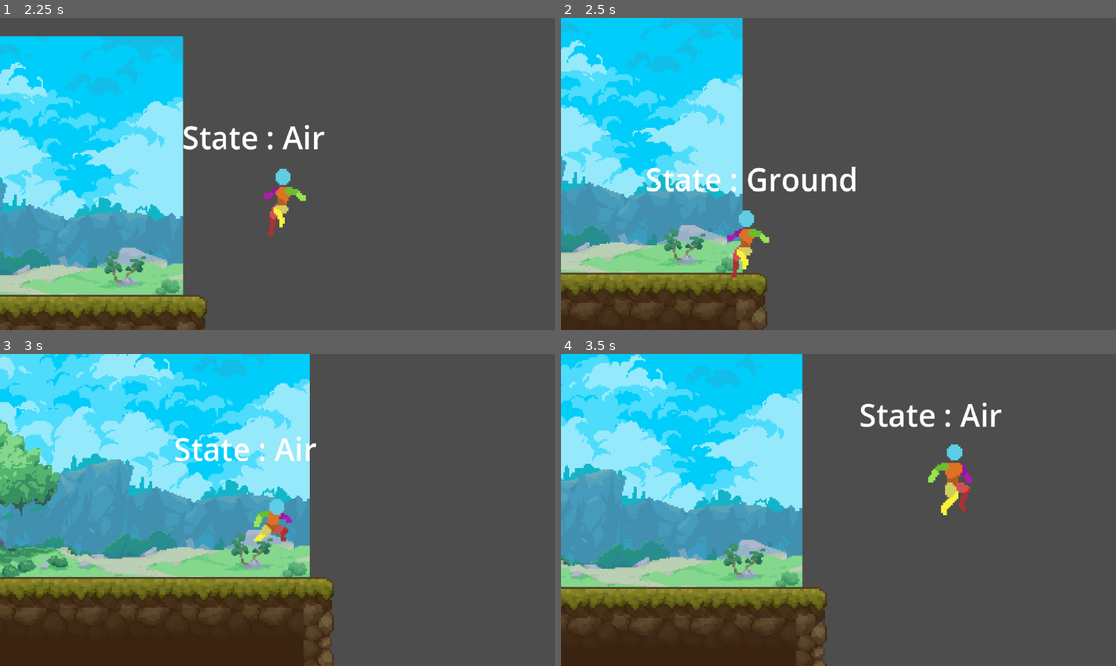
Above: before the commit, frames 1-4 (two rows, left to right).
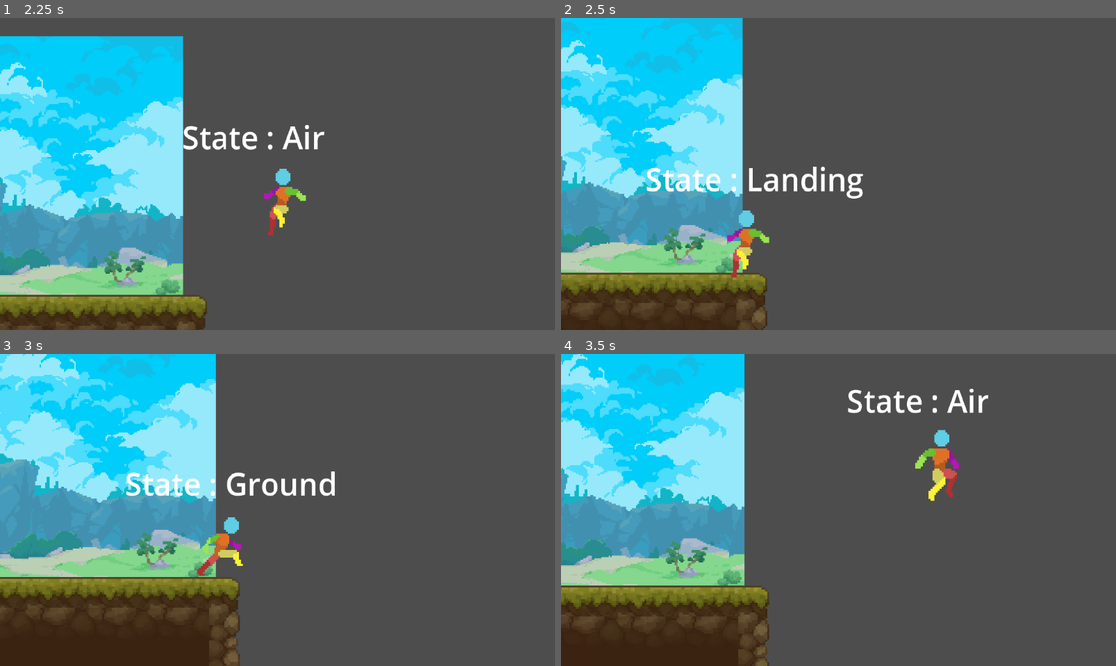
Above: after the commit, the same moments.

Repository: KobyS82/Platformer
Game: Godot game, scene res://Levels/test_level.tscn
Same seed, same stepped clock (60 frames per second), same inputs: the game is played once before the commit and once after it.
Inputs:
- Up to frame 1 (2.25 s): hold Space (jump) 0.53-1.28 s; hold D (right) 0.53-2.03 s; tap Space (jump) at 1.35, 1.52, 1.82 s; hold A (left) from 2.03 s (still down); hold Space (jump) from 2.03 s (still down)
- Up to frame 2 (2.5 s): keep holding A (left); keep holding Space (jump)
- Up to frame 3 (3 s): release A (left) at 2.78 s; release Space (jump) at 2.78 s; hold D (right) from 2.78 s (still down); tap Space (jump) at 2.85 s
- Up to frame 4 (3.5 s): keep holding D (right); tap Space (jump) at 3.02, 3.32 s

Frame 1 is identical in both runs. In frame 2, 0.7% of the frame differs, in the area x 33-55%, y 47-58%; in frame 3, 36%, in the area x 0-61%, y 0-100%; in frame 4, 28%.

Commit message:
added landing state to state machine

Diff:
--- a/Character/AirState.gd
+++ b/Character/AirState.gd
@@ -2,22 +2,24 @@
 
 class_name AirState
 
-@export var ground_state : State
+@export var landing_state : State
 @export var double_jump_velocity : float = -100.0
 @export var double_jump_animation : String = "double_jump"
+@export var landing_animation : String = "landing"
 
 var has_double_jumped : bool = false
 
 func state_process(delta):
 	if(character.is_on_floor()):
-		next_state = ground_state
+		next_state = landing_state
 
 func state_input(event : InputEvent):
 	if(event.is_action_pressed("jump") && !has_double_jumped):
 		double_jump()
 
 func on_exit():
-	if(next_state == ground_state):
+	if(next_state == landing_state):
+		playback.travel(landing_animation)
 		has_double_jumped = false
 
 func double_jump():
--- a/Character/LandingState.gd
+++ b/Character/LandingState.gd
@@ -1,3 +1,10 @@
 extends State
 
 class_name LandingState
+
+@export var landing_animation_name : String = "Landing"
+@export var ground_state : State
+
+func _on_animation_tree_animation_finished(anim_name):
+	if(anim_name == landing_animation_name):
+		next_state = ground_state
--- a/Character/player.tscn
+++ b/Character/player.tscn
@@ -618,12 +618,15 @@
 air_state = NodePath("../Air")
 jump_animation = "jump_start"
 
-[node name="Air" type="Node" parent="CharacterStateMachine" node_paths=PackedStringArray("ground_state")]
+[node name="Air" type="Node" parent="CharacterStateMachine" node_paths=PackedStringArray("landing_state")]
 script = ExtResource("8_37all")
+landing_state = NodePath("../Landing")
+landing_animation = "jump_end"
+
+[node name="Landing" type="Node" parent="CharacterStateMachine" node_paths=PackedStringArray("ground_state")]
+script = ExtResource("9_pb8em")
+landing_animation_name = "jump_end"
 ground_state = NodePath("../Ground")
-
-[node name="Landing" type="Node" parent="CharacterStateMachine"]
-script = ExtResource("9_pb8em")
 can_move = false
 
 [node name="StateDebugLabel" type="Label" parent="." node_paths=PackedStringArray("state_machine")]
@@ -636,3 +639,4 @@
 state_machine = NodePath("../CharacterStateMachine")
 
 [connection signal="animation_finished" from="AnimatedSprite2D" to="." method="_on_animated_sprite_2d_animation_finished"]
+[connection signal="animation_finished" from="AnimationTree" to="CharacterStateMachine/Landing" method="_on_animation_tree_animation_finished"]
